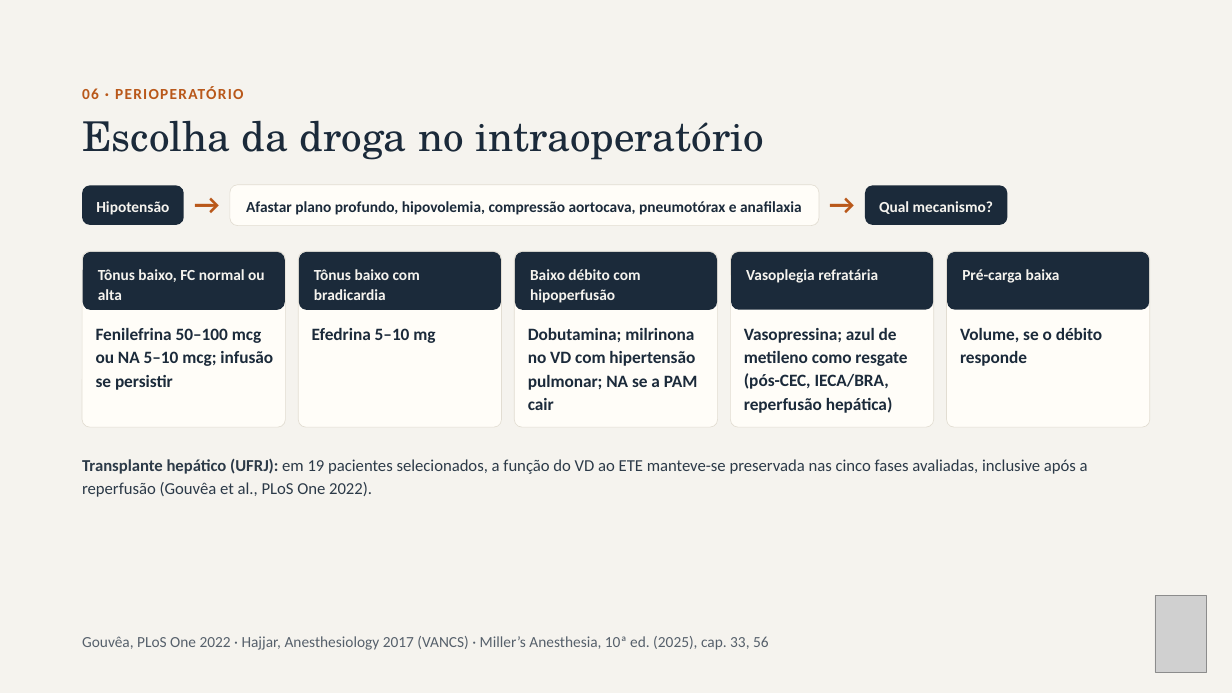
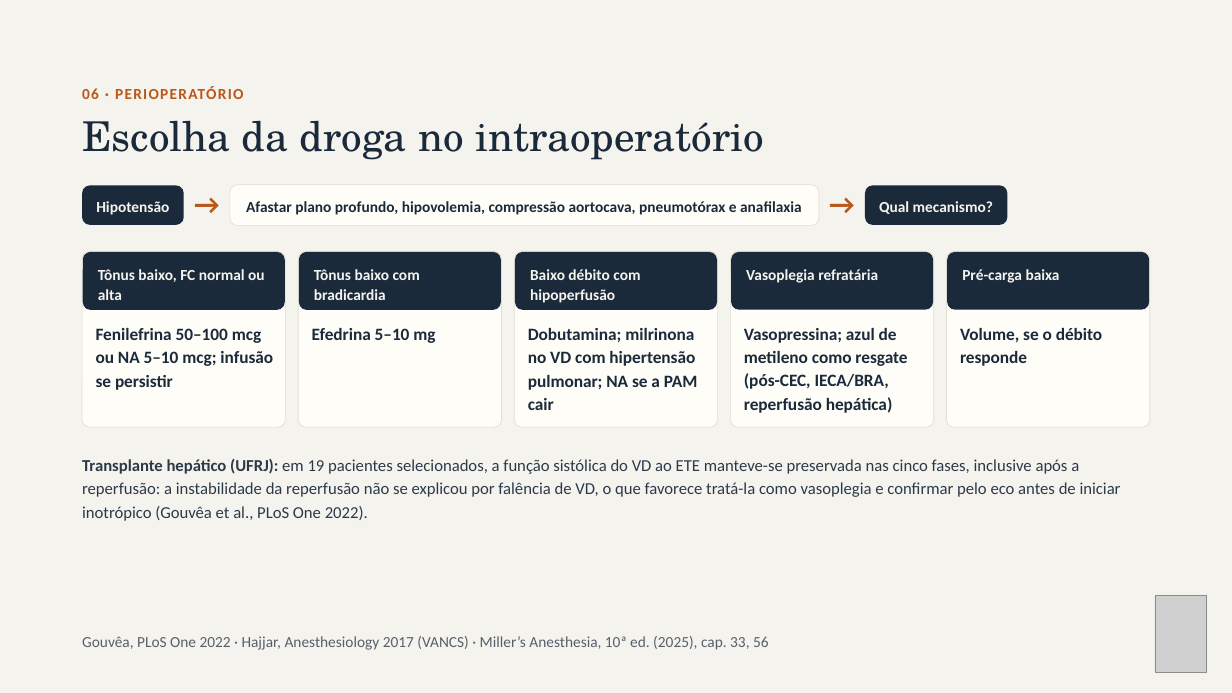
Before and after one commit to brunomoraesdubois-bit/Bruno, a slide deck: slide 14 of apresentacao/Aminas_Vasoativas.pptx (slide 15 before the commit). Drawn at 1232x693 pixels with LibreOffice and Linux fonts; fonts in the diff are those of the drawing; grey boxes stand for pictures. Boxes give left, top, right and bottom in pixels: in the first picture for what was removed or moved away, otherwise in the second. Text is boxed around its words. In the diff, an @@ line names an element or a change of style, - is before the commit and + after.

```diff
--- a/apresentacao/Aminas_Vasoativas.pptx
+++ b/apresentacao/Aminas_Vasoativas.pptx
@@ text at (82,459,1121,521): text changed @@
-Transplante hepático (UFRJ): em 19 pacientes selecionados, a função do VD ao ETE manteve-se preservada nas cinco fases avaliadas, inclusive após a reperfusão (Gouvêa et al., PLoS One 2022).
+Transplante hepático (UFRJ): em 19 pacientes selecionados, a função sistólica do VD ao ETE manteve-se preservada nas cinco fases, inclusive após a reperfusão: a instabilidade da reperfusão não se explicou por falência de VD, o que favorece tratá-la como vasoplegia e confirmar pelo eco antes de iniciar inotrópico (Gouvêa et al., PLoS One 2022).
```
Also in this commit, not shown: 12 other slides changed, 2 slides removed, 23 other files.
